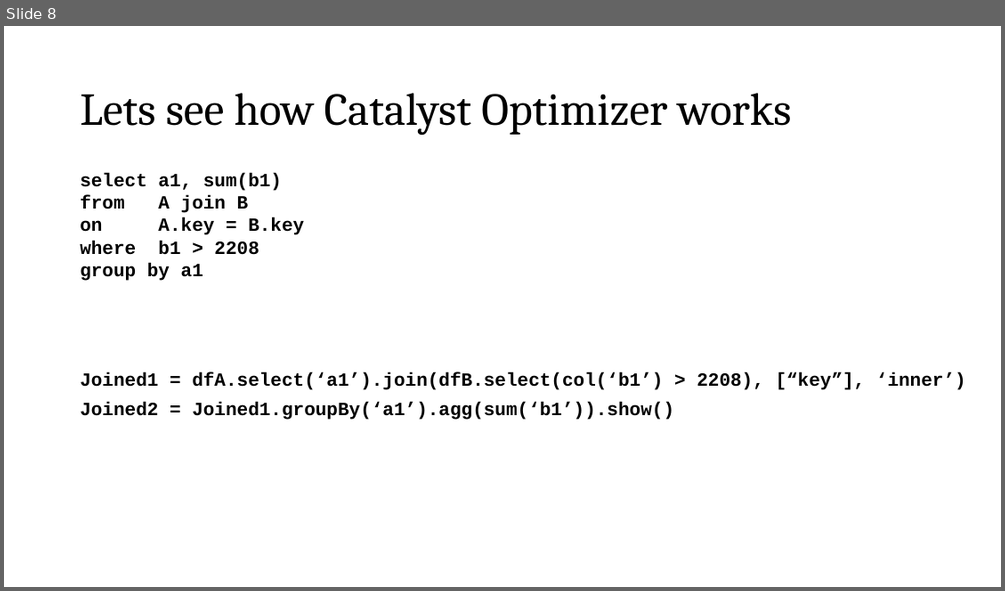
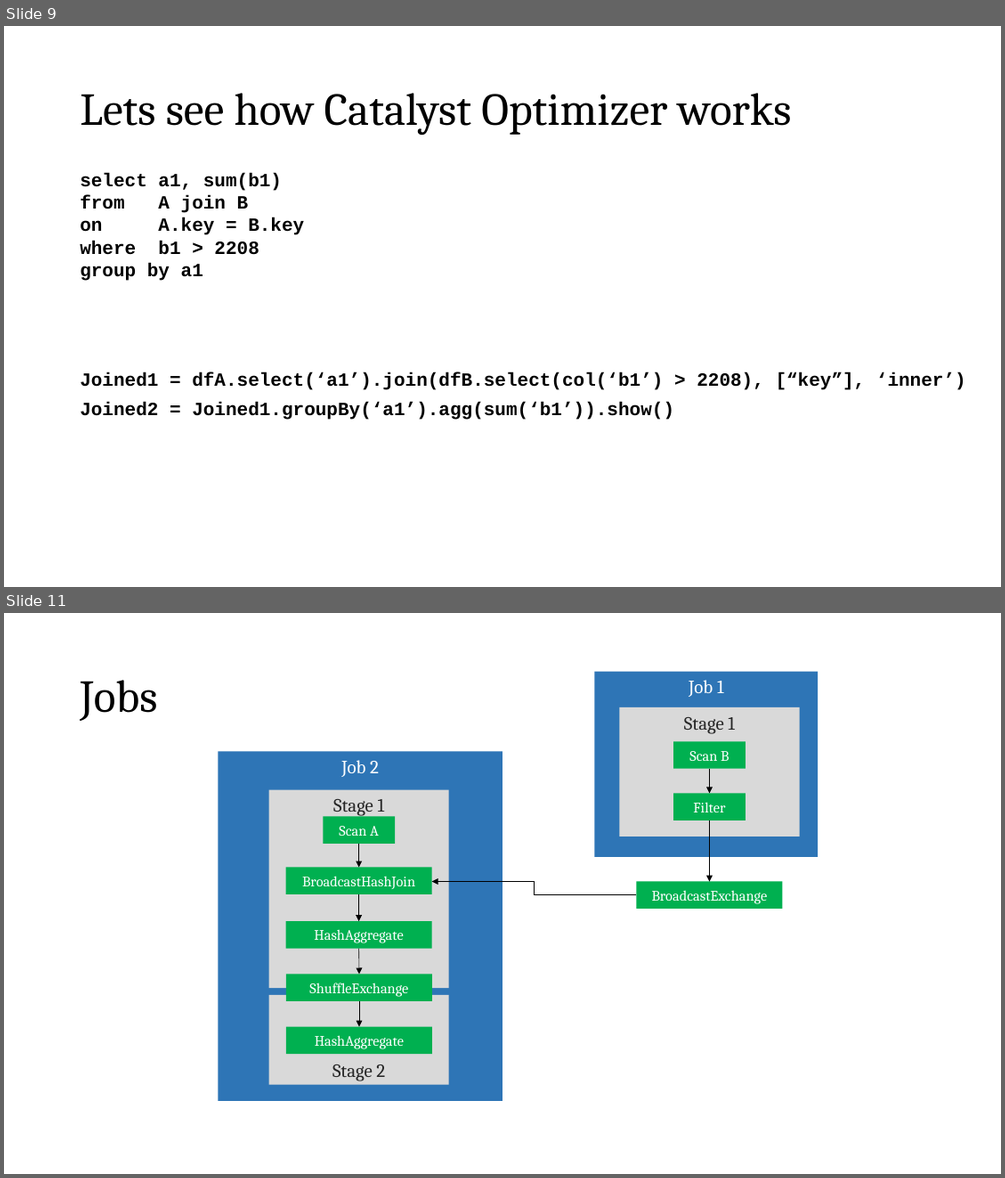
Before and after one commit to deep-cloud2208/PySparkCodes, a slide deck: Partitioning & SparkContext.pptx. Shown one above the other, each under a label of ours: slide 8 before the commit, slides 9 and 11 after it; the slides between them are not shown. The pictures are 1005x591 and 1005x1178 pixels, drawn with LibreOffice and Linux fonts; fonts in the diff are those of the drawing. Boxes give left, top, right and bottom in pixels: in the first picture for what was removed or moved away, otherwise in the second. Text is boxed around its words. In the diff, an @@ line names an element or a change of style, - is before the commit and + after.

```diff
--- a/Partitioning & SparkContext.pptx
+++ b/Partitioning & SparkContext.pptx
@@ slide 11 added at bbox=[4, 613, 1001, 1174], background #FFFFFF @@
@@ title added at bbox=[80, 680, 157, 721], 44 pt, text #000000 @@
+Jobs
@@ rectangle added at bbox=[595, 672, 818, 857], fill #2E75B6, 18 pt, text #FFFFFF @@
+Job 1
@@ rectangle added at bbox=[619, 707, 800, 835], fill #D9D9D9, 18 pt, text #262626 @@
+Stage 1
@@ rectangle added at bbox=[673, 742, 745, 769], fill #00B050, 14 pt, text #FFFFFF @@
+Scan B
@@ rectangle added at bbox=[218, 751, 502, 1101], fill #2E75B6, 18 pt, text #FFFFFF @@
+Job 2
@@ arrow added from (709, 769) to (709, 793), #000000 0.5 pt @@
@@ rectangle added at bbox=[268, 790, 449, 989], fill #D9D9D9, 18 pt, text #262626 @@
+Stage 1
@@ rectangle added at bbox=[673, 793, 745, 820], fill #00B050, 14 pt, text #FFFFFF @@
+Filter
@@ rectangle added at bbox=[324, 817, 395, 844], fill #00B050, 14 pt, text #FFFFFF @@
+Scan A
@@ arrow added from (709, 820) to (709, 882), #000000 0.5 pt @@
@@ arrow added from (359, 844) to (359, 868), #000000 0.5 pt @@
@@ rectangle added at bbox=[286, 868, 432, 894], fill #00B050, 14 pt, text #FFFFFF @@
+BroadcastHashJoin
@@ arrow added from (359, 894) to (359, 921), #000000 0.5 pt @@
@@ elbow arrow added from (637, 894) to (432, 882), #000000 0.5 pt @@
@@ rectangle added at bbox=[637, 882, 783, 908], fill #00B050, 14 pt, text #FFFFFF @@
+BroadcastExchange
@@ rectangle added at bbox=[286, 921, 432, 948], fill #00B050, 14 pt, text #FFFFFF @@
+HashAggregate
@@ arrow added from (359, 948) to (359, 974), #000000 0.5 pt @@
@@ rectangle added at bbox=[286, 974, 432, 1001], fill #00B050, 14 pt, text #FFFFFF @@
+ShuffleExchange
@@ rectangle added at bbox=[268, 995, 449, 1085], fill #D9D9D9, 18 pt, text #262626 @@
+Stage 2
@@ arrow added from (359, 1001) to (359, 1027), #000000 0.5 pt @@
@@ rectangle added at bbox=[286, 1027, 432, 1054], fill #00B050, 14 pt, text #FFFFFF @@
+HashAggregate
@@ what was slide 8 is now slide 9 @@
```
Also in this commit, not shown: 1 slide changed, 2 other slides added, 2 slides removed, 2 other files.
